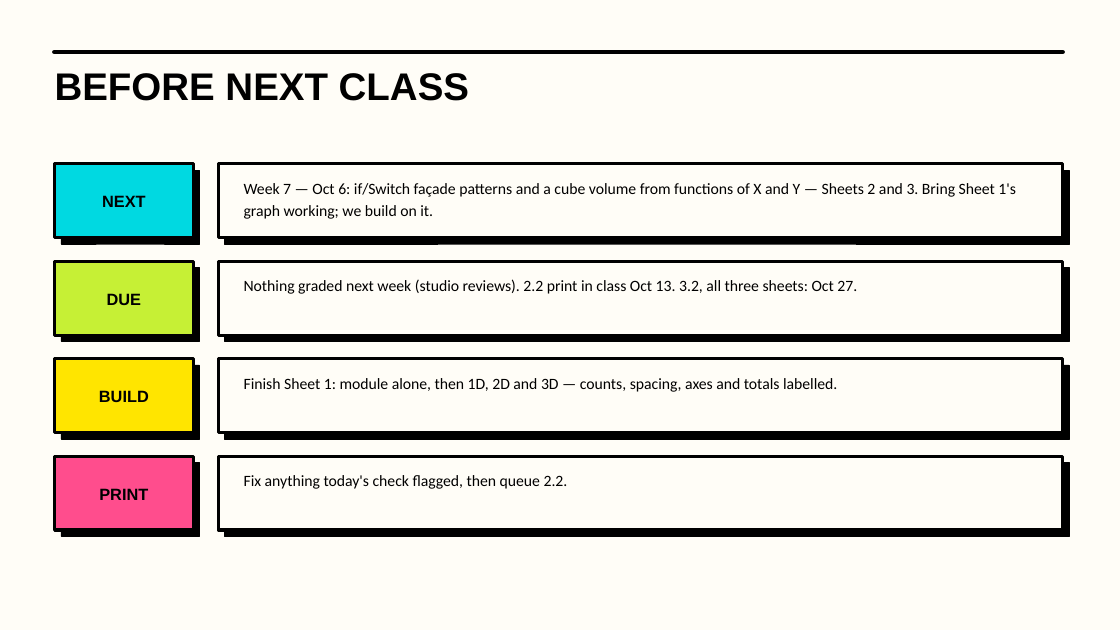
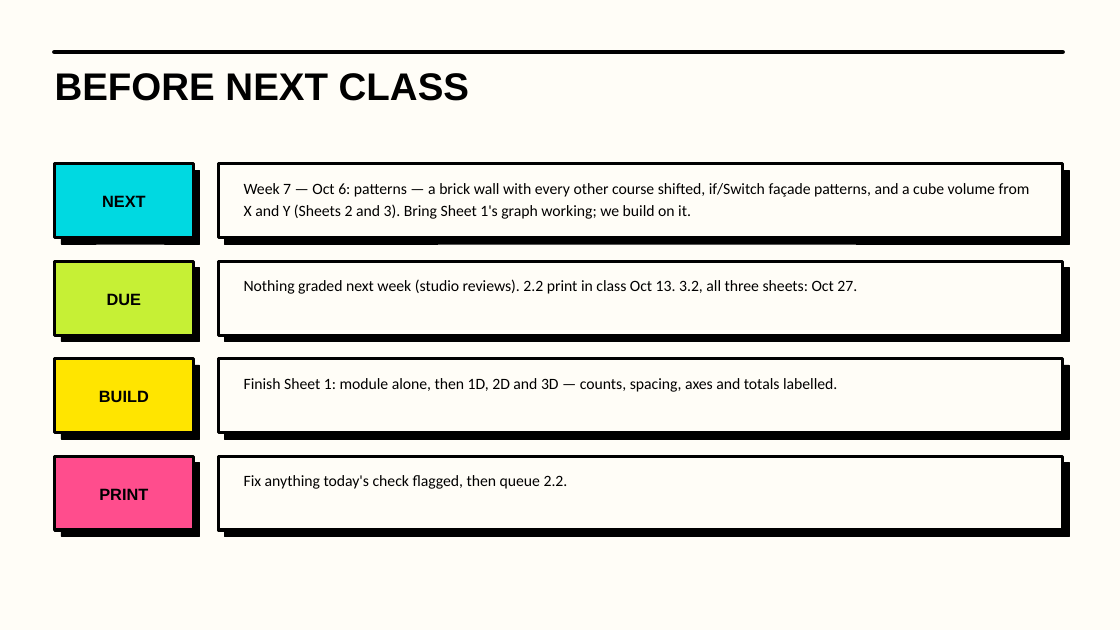
Before and after one commit to luigipacheco/arc3133, a slide deck: slide 17 of slides/ARC3133_Class06.pptx (slide 19 before the commit). Drawn at 1120x630 pixels with LibreOffice and Linux fonts; fonts in the diff are those of the drawing. Boxes give left, top, right and bottom in pixels: in the first picture for what was removed or moved away, otherwise in the second. Text is boxed around its words. In the diff, an @@ line names an element or a change of style, - is before the commit and + after.

```diff
--- a/slides/ARC3133_Class06.pptx
+++ b/slides/ARC3133_Class06.pptx
@@ text at [244, 183, 1030, 219]: text changed @@
-Week 7 — Oct 6: if/Switch façade patterns and a cube volume from functions of X and Y — Sheets 2 and 3. Bring Sheet 1's graph working; we build on it.
+Week 7 — Oct 6: patterns — a brick wall with every other course shifted, if/Switch façade patterns, and a cube volume from X and Y (Sheets 2 and 3). Bring Sheet 1's graph working; we build on it.
```
Also in this commit, not shown: 5 other slides changed, 2 slides removed, 19 other files.
